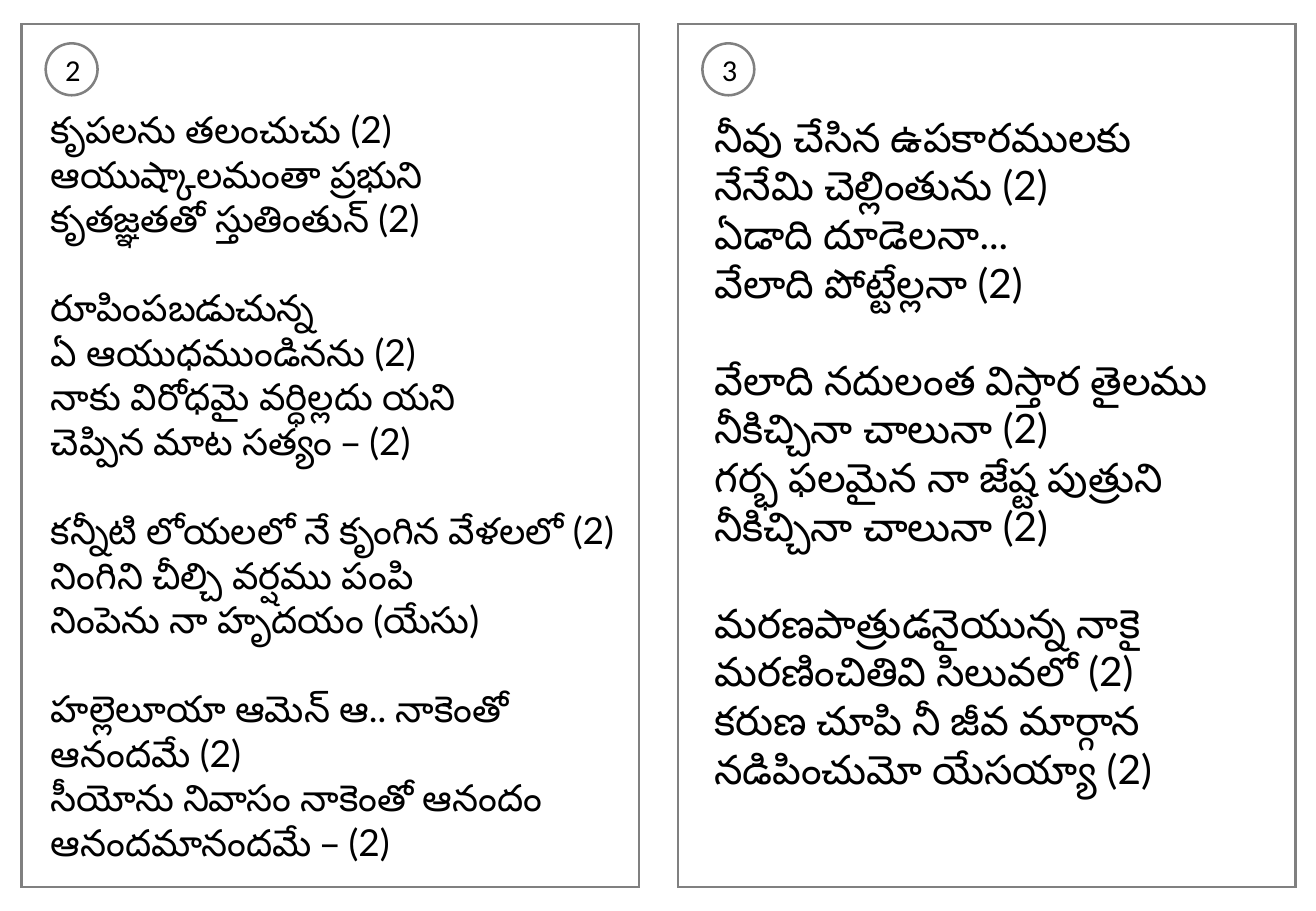
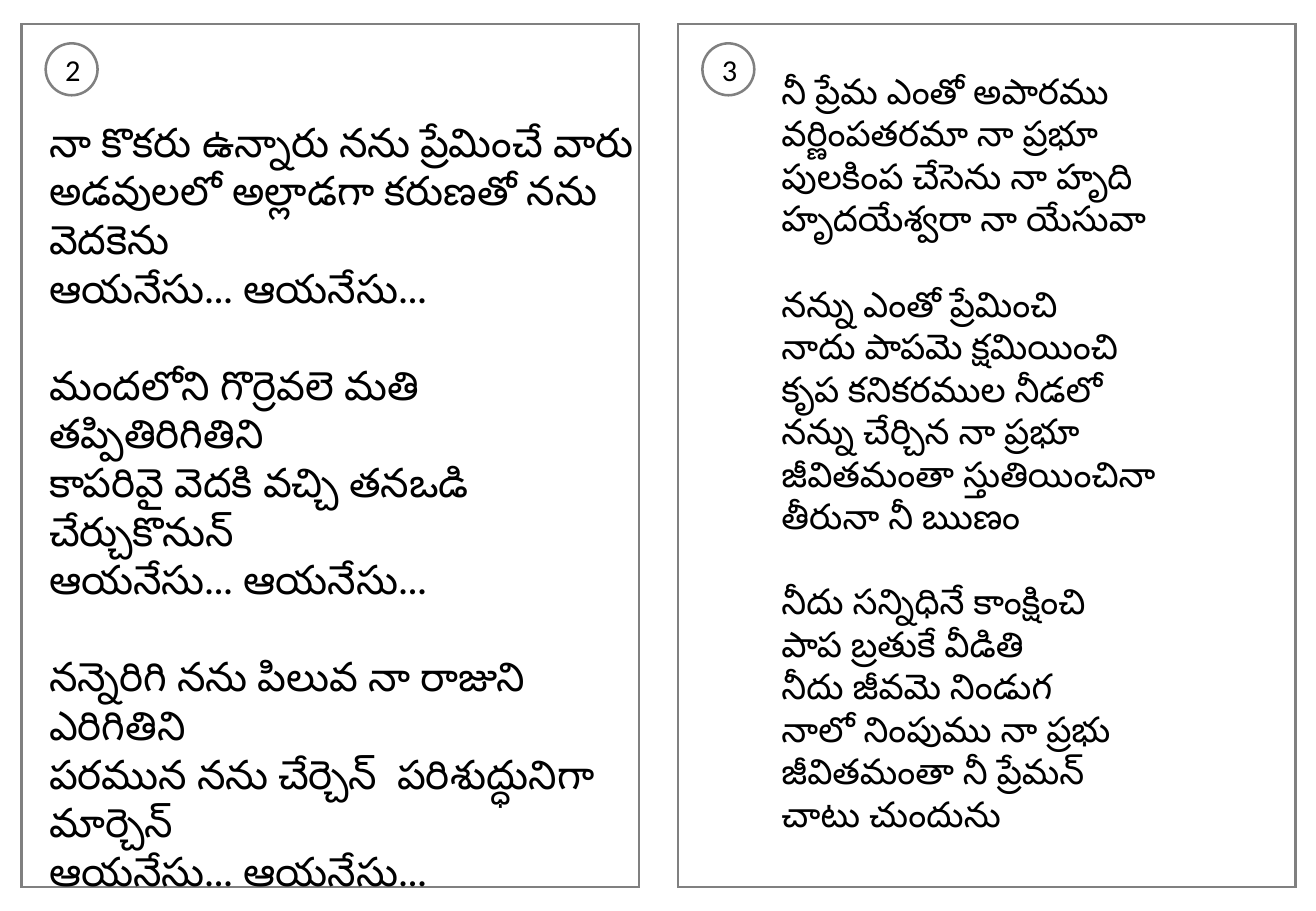
Before and after one commit to venu-webdev/songsDb, a slide deck: slide 2 of songsTemplate.pptx. Drawn at 1316x911 pixels with LibreOffice and Linux fonts; fonts in the diff are those of the drawing. Boxes give left, top, right and bottom in pixels: in the first picture for what was removed or moved away, otherwise in the second. Text is boxed around its words. In the diff, an @@ line names an element or a change of style, - is before the commit and + after.

```diff
--- a/songsTemplate.pptx
+++ b/songsTemplate.pptx
@@ text at box(781, 78, 1155, 828): text changed; size 24 to 21 pt @@
-నీవు చేసిన ఉపకారములకు
-నేనేమి చెల్లింతును (2)
-ఏడాది దూడెలనా...
-వేలాది పోట్టేల్లనా (2)
-వేలాది నదులంత విస్తార తైలము
-నీకిచ్చినా చాలునా (2)
-గర్భ ఫలమైన నా జేష్ట పుత్రుని
-నీకిచ్చినా చాలునా (2)
-మరణపాత్రుడనైయున్న నాకై
-మరణించితివి సిలువలో (2)
-కరుణ చూపి నీ జీవ మార్గాన
-నడిపించుమో యేసయ్యా (2)
+నీ ప్రేమ ఎంతో అపారము
+వర్ణింపతరమా నా ప్రభూ
+పులకింప చేసెను నా హృది
+హృదయేశ్వరా నా యేసువా
+నన్ను ఎంతో ప్రేమించి
+నాదు పాపమె క్షమియించి
+కృప కనికరముల నీడలో
+నన్ను చేర్చిన నా ప్రభూ
+జీవితమంతా స్తుతియించినా
+తీరునా నీ ఋణం
+నీదు సన్నిధినే కాంక్షించి
+పాప బ్రతుకే వీడితి
+నీదు జీవమె నిండుగ
+నాలో నింపుము నా ప్రభు
+జీవితమంతా నీ ప్రేమన్
+చాటు చుందును
@@ text at box(49, 127, 634, 888): text changed; size 22 to 24 pt @@
-కృపలను తలంచుచు (2)
-ఆయుష్కాలమంతా ప్రభుని
-కృతజ్ఞతతో స్తుతింతున్ (2)
-రూపింపబడుచున్న
-ఏ ఆయుధముండినను (2)
-నాకు విరోధమై వర్ధిల్లదు యని
-చెప్పిన మాట సత్యం – (2)
-కన్నీటి లోయలలో నే కృంగిన వేళలలో (2)
-నింగిని చీల్చి వర్షము పంపి
-నింపెను నా హృదయం (యేసు)
-హల్లెలూయా ఆమెన్ ఆ.. నాకెంతో ఆనందమే (2)
-సీయోను నివాసం నాకెంతో ఆనందం
-ఆనందమానందమే – (2)
+నా కొకరు ఉన్నారు నను ప్రేమించే వారు
+అడవులలో అల్లాడగా కరుణతో నను వెదకెను
+ఆయనేసు... ఆయనేసు...
+మందలోని గొర్రెవలె మతి తప్పితిరిగితిని
+కాపరివై వెదకి వచ్చి తనఒడి చేర్చుకొనున్
+ఆయనేసు... ఆయనేసు...
+నన్నెరిగి నను పిలువ నా రాజుని ఎరిగితిని
+పరమున నను చేర్చెన్ పరిశుద్ధునిగా మార్చెన్
+ఆయనేసు... ఆయనేసు...
```
Also in this commit, not shown: 1 other slide changed, 8 other files.
